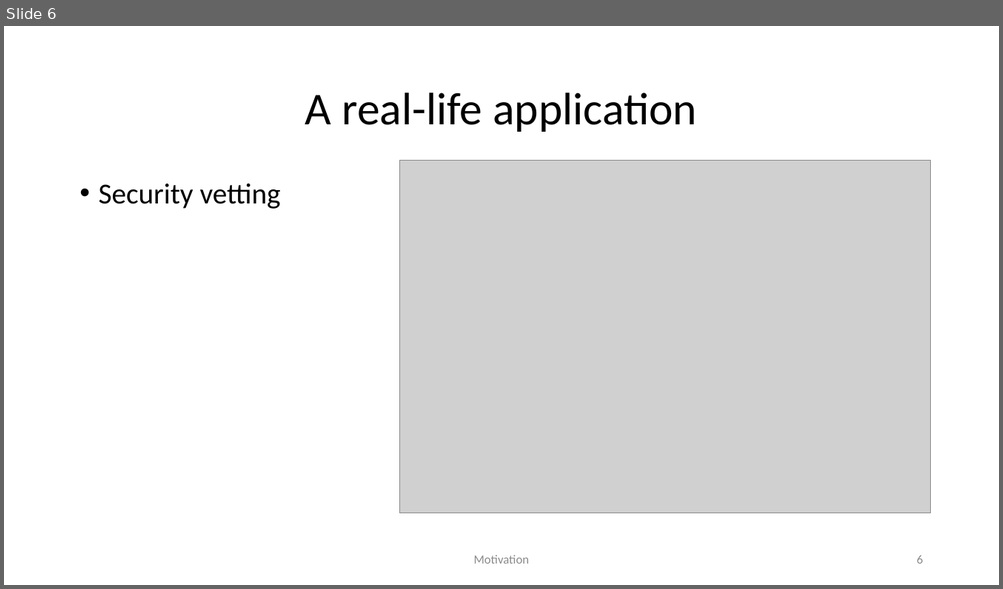
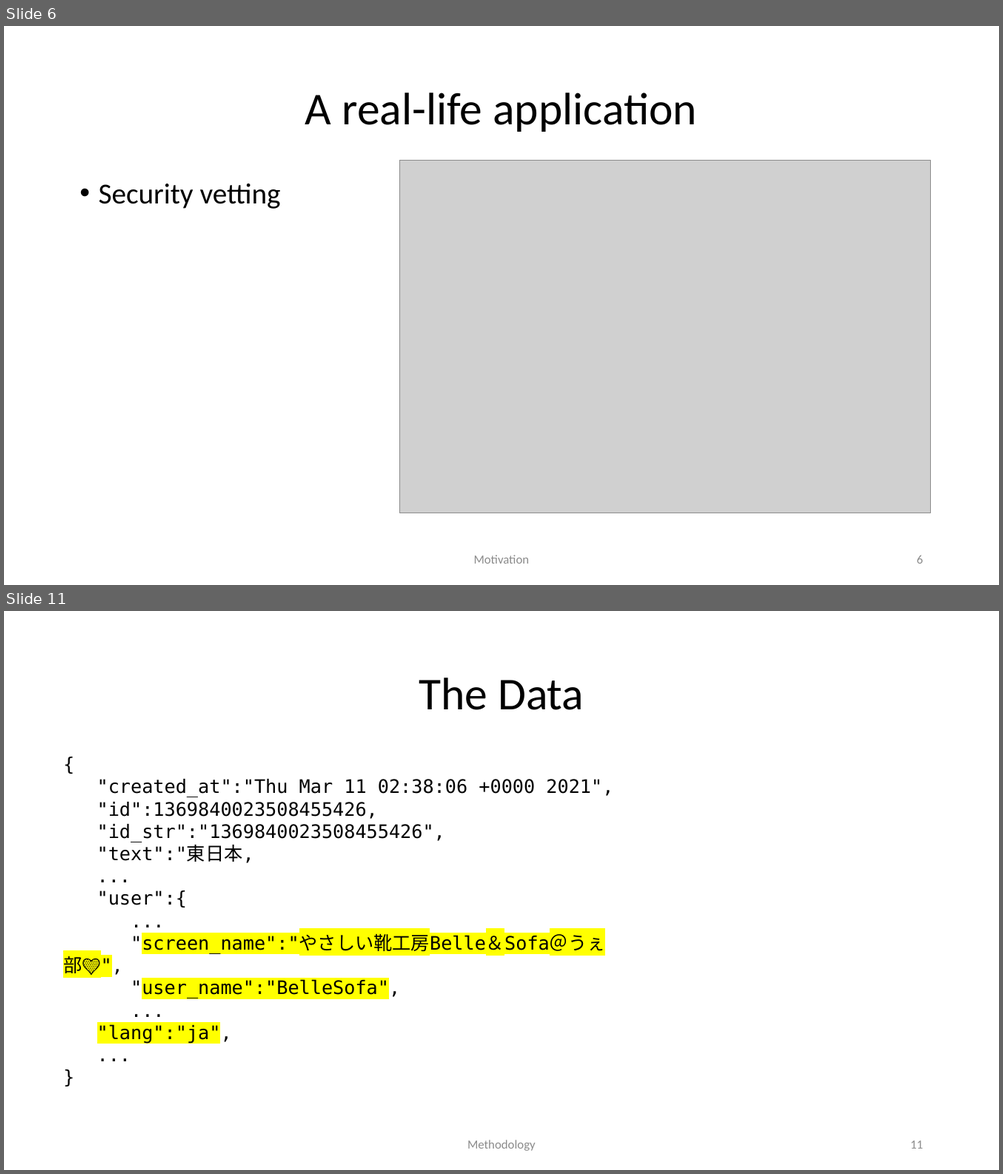
Before and after one commit to yu-greenland/name_transliteration, a slide deck: documents/actual presentation.pptx. Shown one above the other, each under a label of ours: slide 6 before the commit, slides 6 and 11 after it; the slides between them are not shown. The pictures are 1003x589 and 1003x1174 pixels, drawn with LibreOffice and Linux fonts; fonts in the diff are those of the drawing; grey boxes stand for pictures. Boxes give left, top, right and bottom in pixels: in the first picture for what was removed or moved away, otherwise in the second. Text is boxed around its words. In the diff, an @@ line names an element or a change of style, - is before the commit and + after.

```diff
--- a/documents/actual presentation.pptx
+++ b/documents/actual presentation.pptx
@@ slide 11 added at <box>4,611,999,1170</box>, background #FFFFFF @@
@@ title added at <box>418,678,583,710</box>, 44 pt, text #000000 @@
+The Data
@@ text added at <box>63,779,613,1044</box>, 18 pt, text #000000 @@
+{
+"created_at":"Thu Mar 11 02:38:06 +0000 2021",
+"id":1369840023508455426,
+"id_str":"1369840023508455426",
+"text":"東日本,
+...
+"user":{
+...
+"screen_name":"やさしい靴工房Belle＆Sofa＠うぇ部💛",
+"user_name":"BelleSofa",
+...
+"lang":"ja",
+...
+}
@@ text added at <box>467,1140,535,1151</box>, 12 pt, text #8C8C8C @@
+Methodology
@@ page number added at <box>910,1141,922,1149</box>, 12 pt, text #8C8C8C @@
+11
```
Also in this commit, not shown: 2 slides changed, 22 other slides added, 3 other files.
